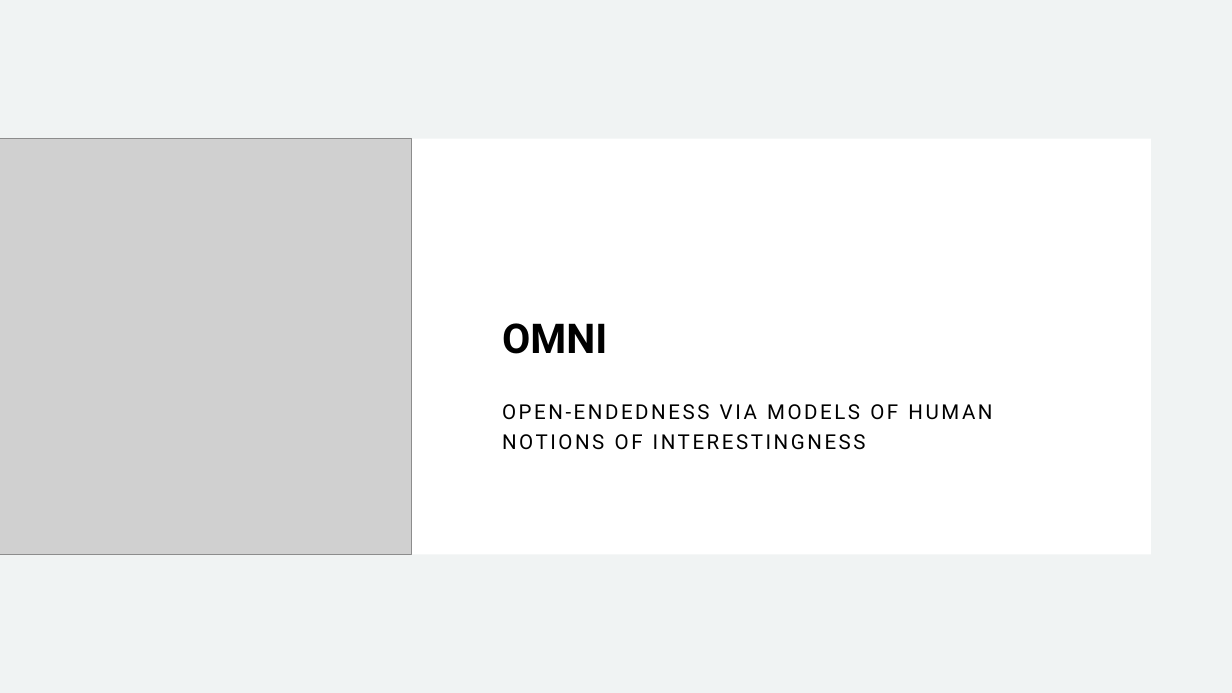
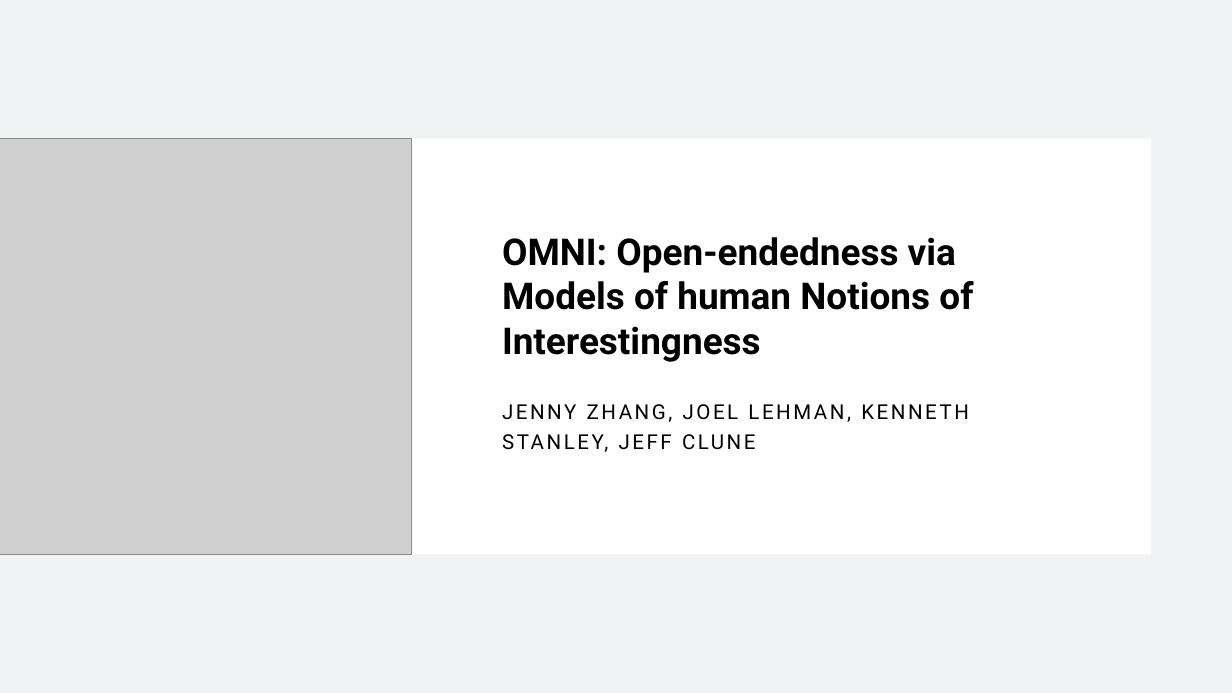
Before and after one commit to jonatan-hanssen/in5490-project, a slide deck: slide 1 of doc/OMNI - Open-Endedness via Models of Human Notions of Interestingness.pptx. Drawn at 1232x693 pixels with LibreOffice and Linux fonts; fonts in the diff are those of the drawing; grey boxes stand for pictures. Boxes give left, top, right and bottom in pixels: in the first picture for what was removed or moved away, otherwise in the second. Text is boxed around its words. In the diff, an @@ line names an element or a change of style, - is before the commit and + after.

Commit message:
added changes to presentation files

```diff
--- a/doc/OMNI - Open-Endedness via Models of Human Notions of Interestingness.pptx
+++ b/doc/OMNI - Open-Endedness via Models of Human Notions of Interestingness.pptx
@@ title at (502,237,973,362): text changed; size 32 to 28.8 pt @@
-OMNI
+OMNI: Open-endedness via Models of human Notions of Interestingness
@@ subtitle at (502,404,969,422): text changed @@
-OPEN-ENDEDNESS VIA MODELS OF HUMAN NOTIONS OF INTERESTINGNESS
+JENNY ZHANG, JOEL LEHMAN, KENNETH STANLEY, JEFF CLUNE
```
Also in this commit, not shown: 1 other file.
